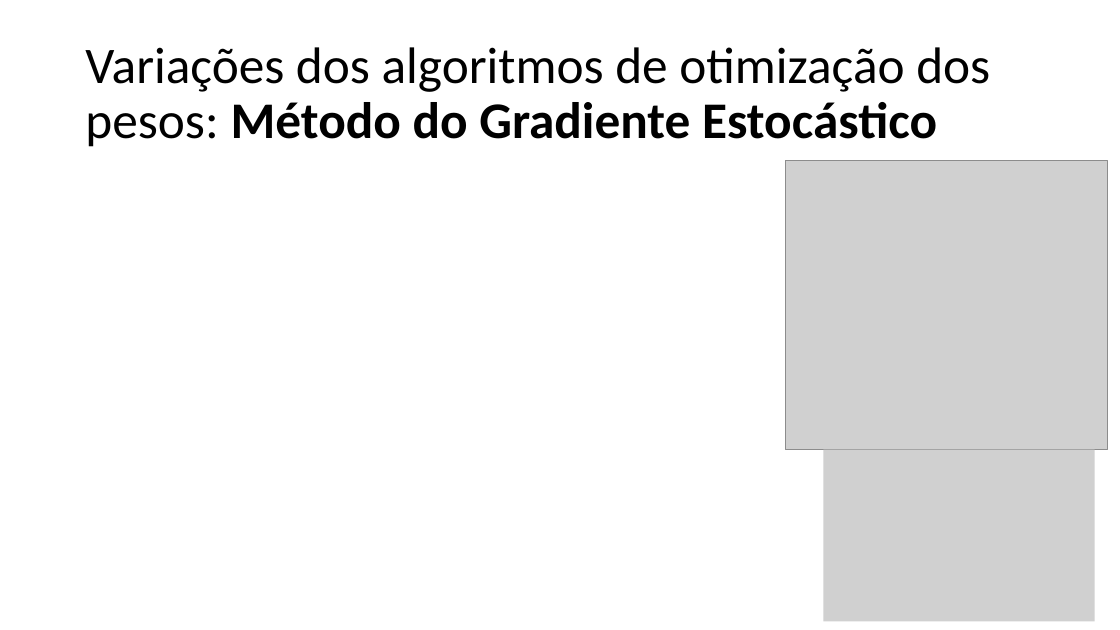
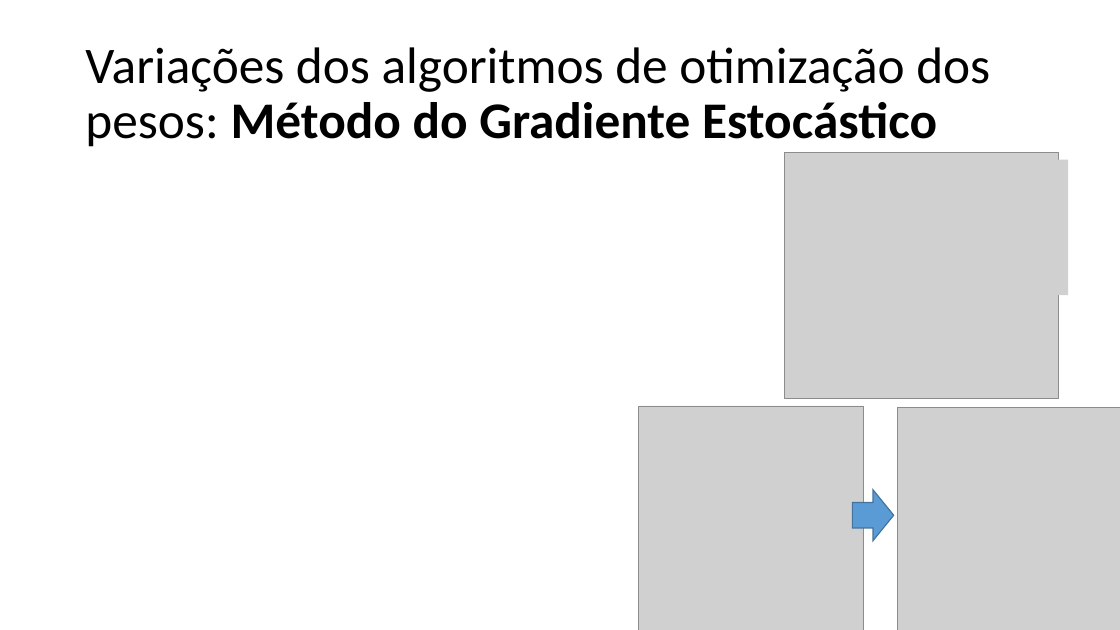
Before and after one commit to zz4fap/t320_aprendizado_de_maquina, a slide deck: slide 10 of slides/T320_Redes_Neurais_Artificiais (Parte IV).pptx. Drawn at 1120x630 pixels with LibreOffice and Linux fonts; fonts in the diff are those of the drawing; grey boxes stand for pictures. Boxes give left, top, right and bottom in pixels: in the first picture for what was removed or moved away, otherwise in the second. Text is boxed around its words. In the diff, an @@ line names an element or a change of style, - is before the commit and + after.

```diff
--- a/slides/T320_Redes_Neurais_Artificiais (Parte IV).pptx
+++ b/slides/T320_Redes_Neurais_Artificiais (Parte IV).pptx
@@ picture: place and size @@
-picture at [786, 160, 1108, 450]
+picture at [785, 153, 1059, 399]
@@ picture added at [856, 160, 1069, 295] @@
@@ picture added at [639, 406, 865, 630] @@
@@ picture: place and size @@
-picture at [823, 450, 1095, 622]
+picture at [897, 408, 1120, 630]
@@ right arrow added at [853, 490, 894, 541], fill #5B9BD5, outline #43739E 1 pt @@
```
Also in this commit, not shown: 10 other slides changed, 2 slides added, 1 slide removed, 3 other files.
